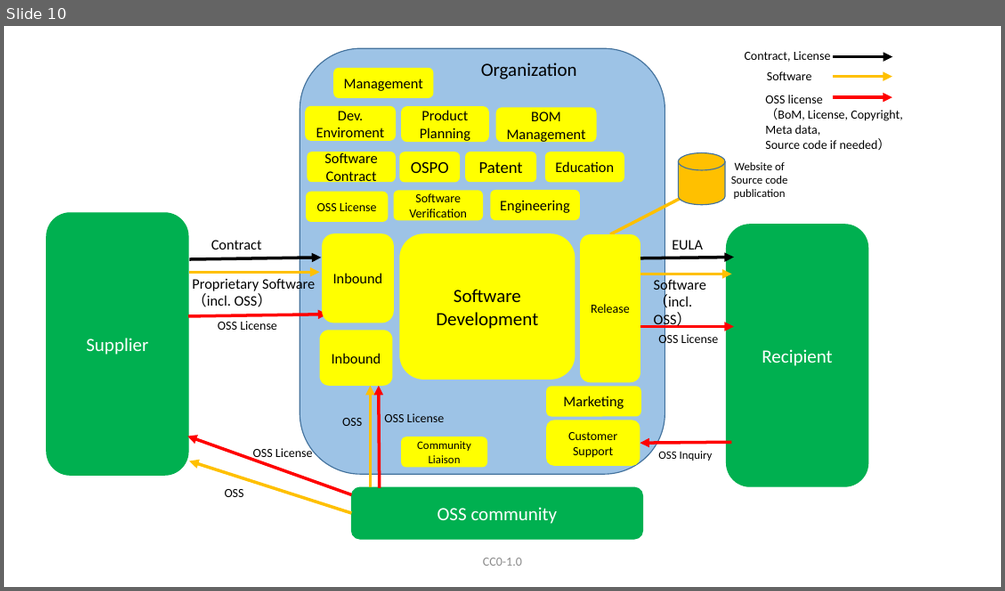
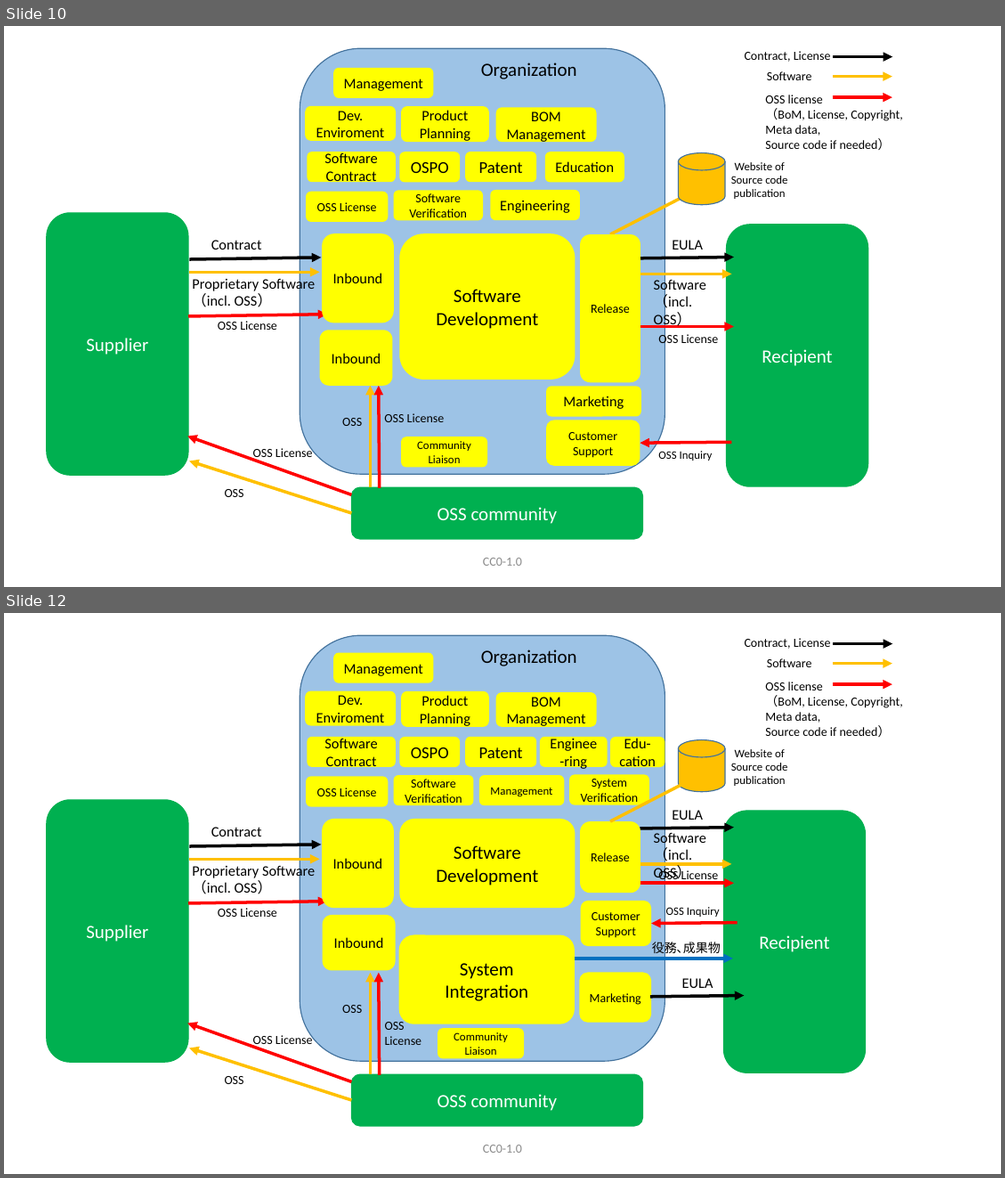
Before and after one commit to OpenChain-Project/OpenChain-JWG, a slide deck: CaseStudy/BusinessFlow/BusinessFlow-CE.pptx. Shown one above the other, each under a label of ours: slide 10 before the commit, slides 10 and 12 after it; the slides between them are not shown. The pictures are 1005x591 and 1005x1178 pixels, drawn with LibreOffice and Linux fonts; fonts in the diff are those of the drawing. Boxes give left, top, right and bottom in pixels: in the first picture for what was removed or moved away, otherwise in the second. Text is boxed around its words. In the diff, an @@ line names an element or a change of style, - is before the commit and + after.

```diff
--- a/CaseStudy/BusinessFlow/BusinessFlow-CE.pptx
+++ b/CaseStudy/BusinessFlow/BusinessFlow-CE.pptx
@@ slide 12 added at (x1=4, y1=613, x2=1001, y2=1174), background #FFFFFF @@
@@ group added at (x1=47, y1=635, x2=902, y2=1126): 25 rounded rectangles, 18 texts, 17 arrows, 1 cylinder @@
+Supplier
+Recipient
+OSS community
+Software Development
+Software Contract
+Software Verification
+Contract
+Proprietary Software
+（incl. OSS）
+Inbound
+Patent
+Software
+Contract, License
+OSS license
+（BoM, License, Copyright, Meta data,
+Source code if needed）
+OSS License
+EULA
+Software
+（incl. OSS）
+OSS License
+Website of Source code publication
+Customer Support
+OSS Inquiry
+OSS
+OSS
+OSS
+License
+OSS License
+Release
+OSPO
+Inbound
+OSS License
+Management
+Community Liaison
+Enginee-ring
+Edu-cation
+Dev. Enviroment
+Product Planning
+BOM
+Management
+Marketing
+Organization
+EULA
+System
+Integration
+System Verification
+Management
+役務､成果物
@@ text added at (x1=483, y1=1144, x2=522, y2=1152), 12 pt, text #8C8C8C @@
+CC0-1.0
```
Also in this commit, not shown: 1 other slide added.
